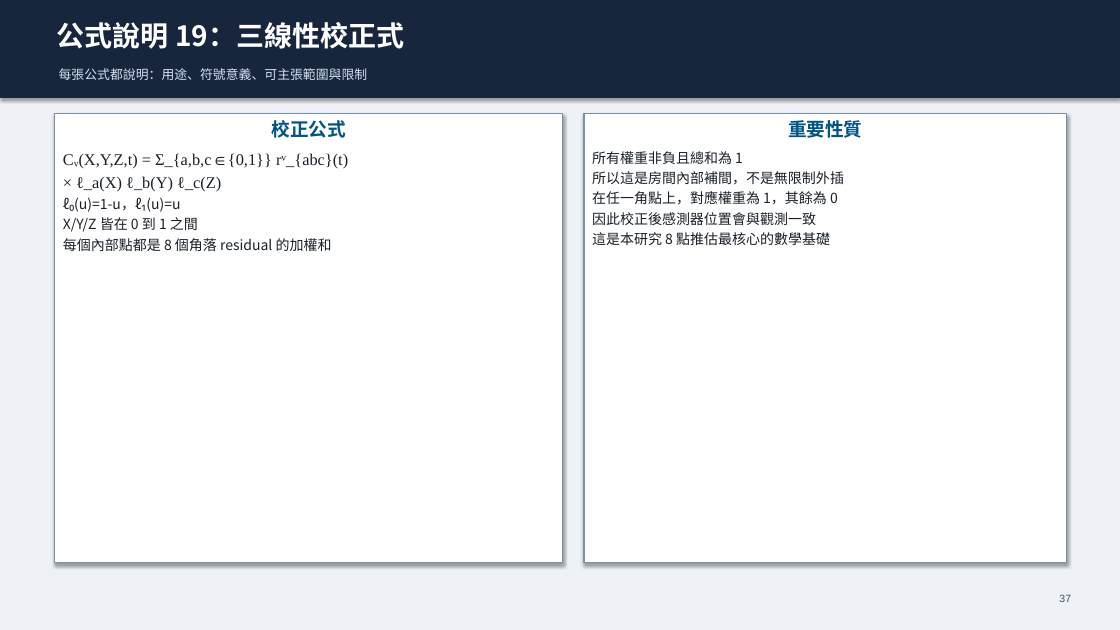
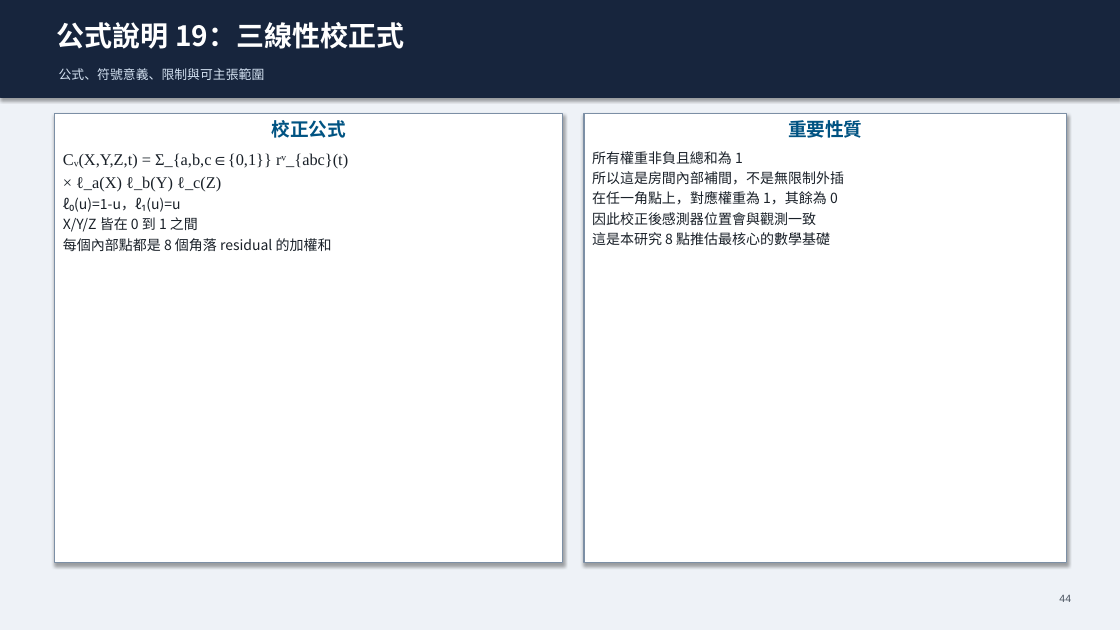
Before and after one commit to Yunitrish006006/A-Spatial-Digital-Twin-Prototype-for-Indoor-Spaces-with-Environmental-Factors, a slide deck: slide 44 of docs/papers/thesis/thesis_presentation_zh_30min.pptx (slide 37 before the commit). Drawn at 1120x630 pixels with LibreOffice and Linux fonts; fonts in the diff are those of the drawing. Boxes give left, top, right and bottom in pixels: in the first picture for what was removed or moved away, otherwise in the second. Text is boxed around its words. In the diff, an @@ line names an element or a change of style, - is before the commit and + after.

```diff
--- a/docs/papers/thesis/thesis_presentation_zh_30min.pptx
+++ b/docs/papers/thesis/thesis_presentation_zh_30min.pptx
@@ text "公式說明 19：三線性校正式" at [57, 22, 404, 49]: font Noto Sans CJK SC to Noto Sans CJK TC @@
@@ text at [59, 68, 265, 80]: text changed; font Noto Sans CJK SC to Noto Sans CJK TC @@
-每張公式都說明：用途、符號意義、可主張範圍與限制
+公式、符號意義、限制與可主張範圍
@@ rectangle "重要性質" at [584, 113, 1067, 563]: font Noto Sans CJK SC to Noto Sans CJK TC @@
@@ text in rectangle at [63, 120, 345, 251]: font Noto Sans CJK SC to Noto Sans CJK TC in "校正公式", "ℓ₀(u)=1-u，ℓ₁(u)=u", "X/Y/Z 皆在 0 到 1 之間", "每個內部點都是 8 個角落 residual 的加權和" @@
@@ text at [1059, 595, 1071, 602]: text changed @@
-37
+44
```
Also in this commit, not shown: 45 other slides changed, 7 slides added, 7 other files.
